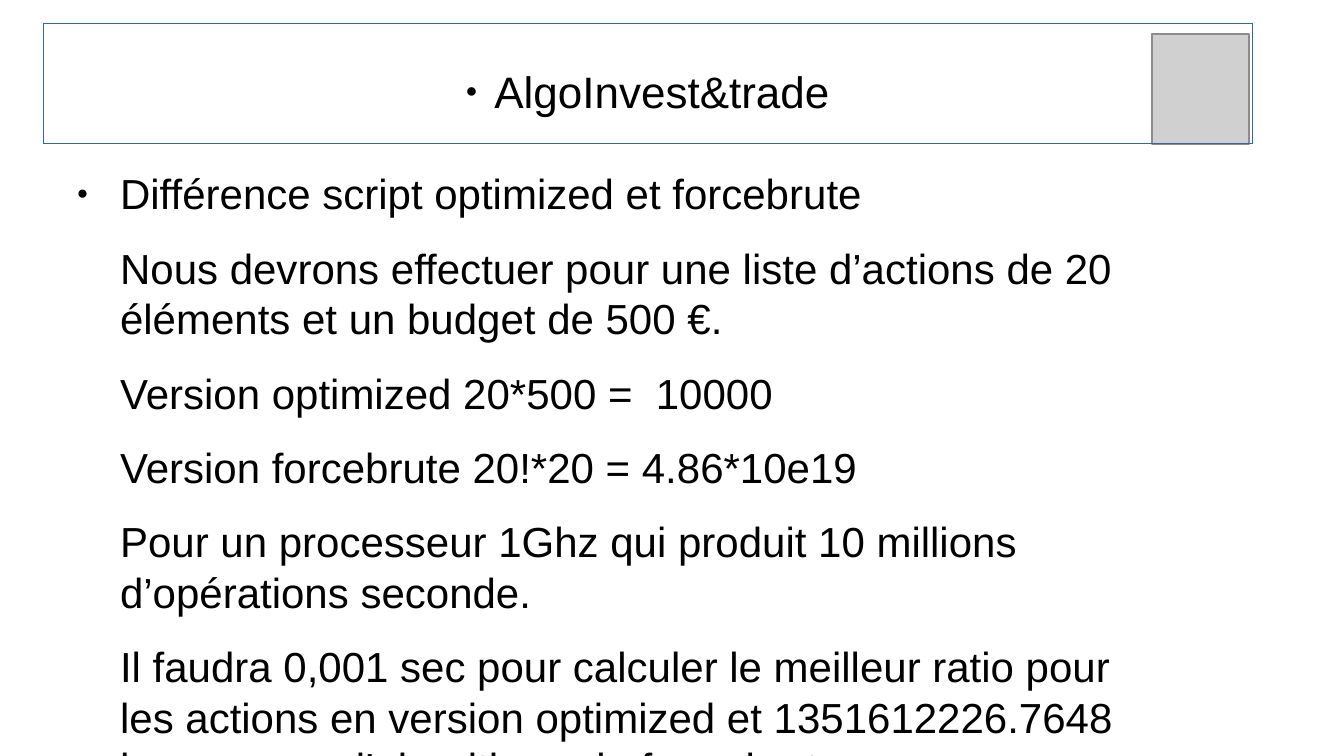
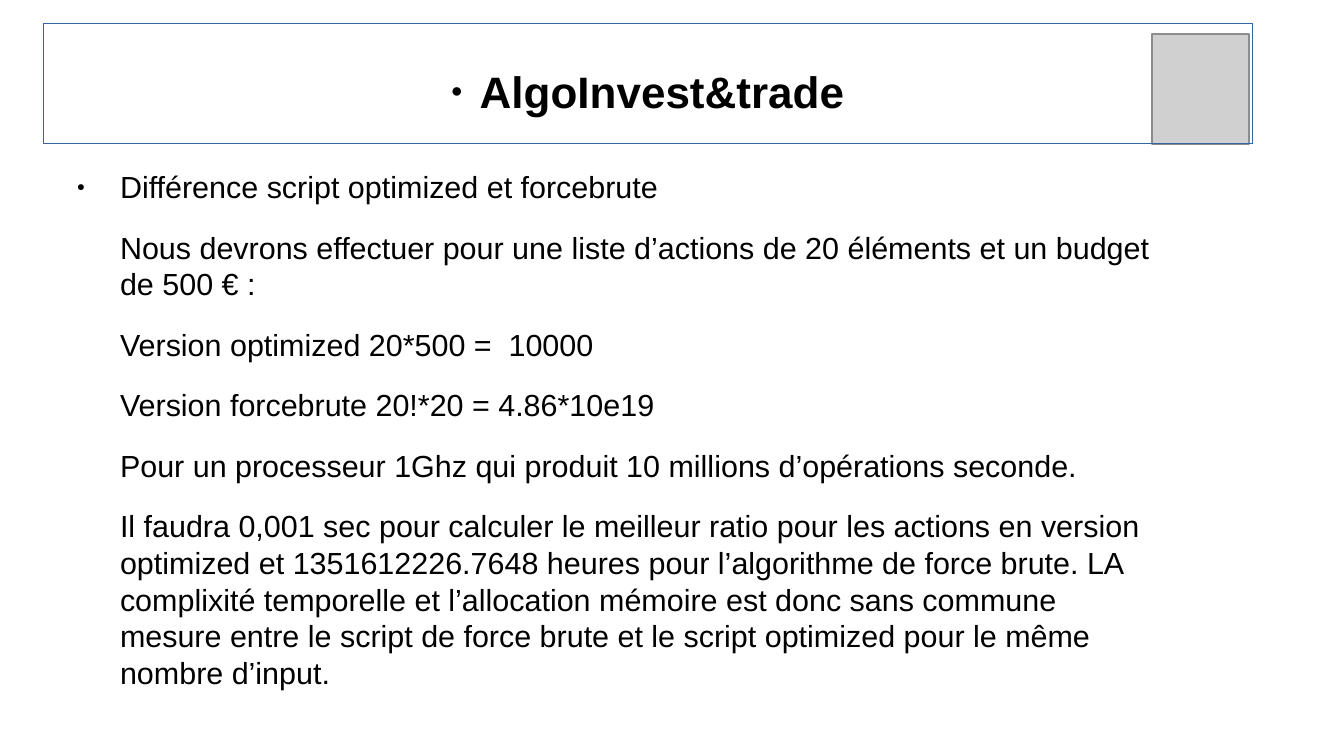
Before and after one commit to loic5015/P7_hernio_loic, a slide deck: slide 6 of presentation.odp. Drawn at 1344x756 pixels with LibreOffice and Linux fonts; fonts in the diff are those of the drawing; grey boxes stand for pictures. Boxes give left, top, right and bottom in pixels: in the first picture for what was removed or moved away, otherwise in the second. Text is boxed around its words. In the diff, an @@ line names an element or a change of style, - is before the commit and + after.

```diff
--- a/presentation.odp
+++ b/presentation.odp
@@ rectangle "AlgoInvest&trade" at [43,24,1253,144]: bold on @@
@@ text at [120,175,1077,483]: size 24.8 to 18 pt in "Différence script optimized et forcebrute", "Version optimized 20*500 = 10000", "Version forcebrute 20!*20 = 4.86*10e19", "Pour un processeur 1Ghz qui produit 10 ..." @@
@@ text at [120,236,1149,296]: text changed; size 24.8 to 18 pt @@
-Nous devrons effectuer pour une liste d’actions de 20 éléments et un budget de 500 €.
+Nous devrons effectuer pour une liste d’actions de 20 éléments et un budget de 500 € :
@@ text at [120,515,1139,690]: text changed; size 24.8 to 18 pt @@
-Il faudra 0,001 sec pour calculer le meilleur ratio pour les actions en version optimized et 1351612226.7648 heures pour l’algorithme de force brute.
+Il faudra 0,001 sec pour calculer le meilleur ratio pour les actions en version optimized et 1351612226.7648 heures pour l’algorithme de force brute. LA complixité temporelle et l’allocation mémoire est donc sans commune mesure entre le script de force brute et le script optimized pour le même nombre d’input.
```
Also in this commit, not shown: 6 other slides changed, 3 other files.
